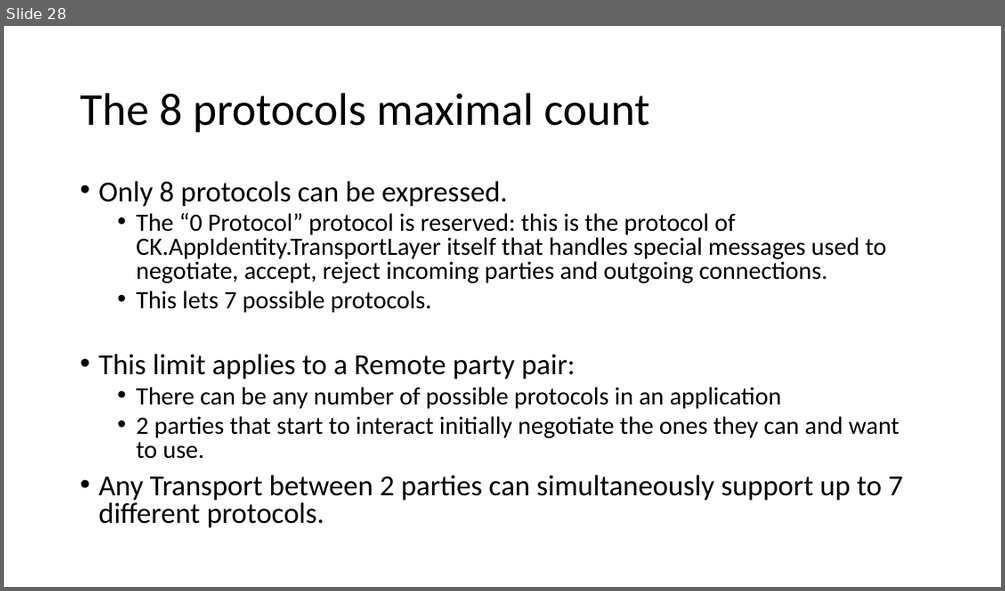
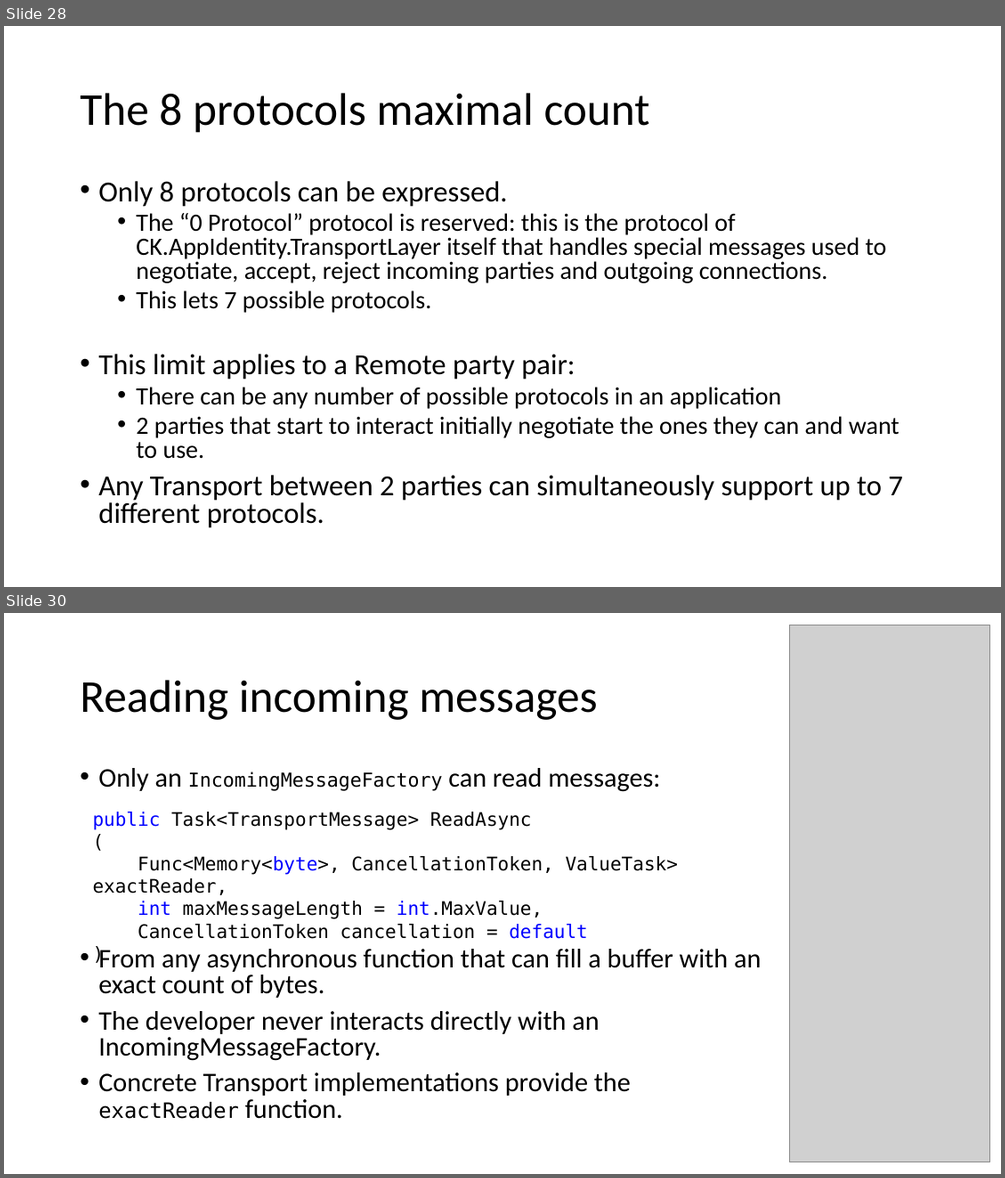
Before and after one commit to signature-opensource/CK-AppIdentity-Transport, a slide deck: Doc/CK-AppIdentity.pptx. Shown one above the other, each under a label of ours: slide 28 before the commit, slides 28 and 30 after it; the slides between them are not shown. The pictures are 1005x591 and 1005x1178 pixels, drawn with LibreOffice and Linux fonts; fonts in the diff are those of the drawing; grey boxes stand for pictures. Boxes give left, top, right and bottom in pixels: in the first picture for what was removed or moved away, otherwise in the second. Text is boxed around its words. In the diff, an @@ line names an element or a change of style, - is before the commit and + after.

```diff
--- a/Doc/CK-AppIdentity.pptx
+++ b/Doc/CK-AppIdentity.pptx
@@ slide 30 added at bbox=[4, 613, 1001, 1174], background #FFFFFF @@
@@ picture added at bbox=[789, 625, 989, 1162] @@
@@ title added at bbox=[80, 680, 598, 720], 44 pt, text #000000 @@
+Reading incoming messages
@@ text added at bbox=[98, 768, 760, 1119], 25.9 pt, text #000000 @@
+• Only an IncomingMessageFactory can read messages:
+• From any asynchronous function that can fill a buffer with an exact count of bytes.
+• The developer never interacts directly with an IncomingMessageFactory.
+• Concrete Transport implementations provide the exactReader function.
@@ text added at bbox=[93, 811, 678, 939], 18 pt, text #000000 @@
+public Task<TransportMessage> ReadAsync
+(
+Func<Memory<byte>, CancellationToken, ValueTask> exactReader,
+int maxMessageLength = int.MaxValue,
+CancellationToken cancellation = default
+)
```
Also in this commit, not shown: 2 other slides added, 1 slide removed, 6 other files.
